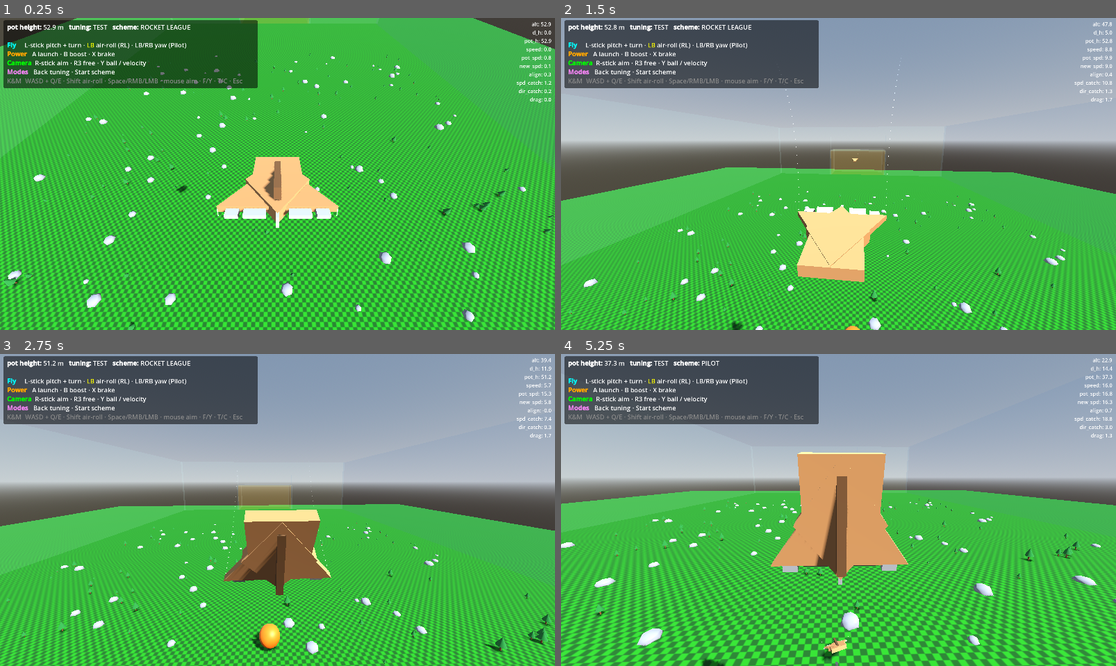
Above: before the commit, frames 1-4 (two rows, left to right).
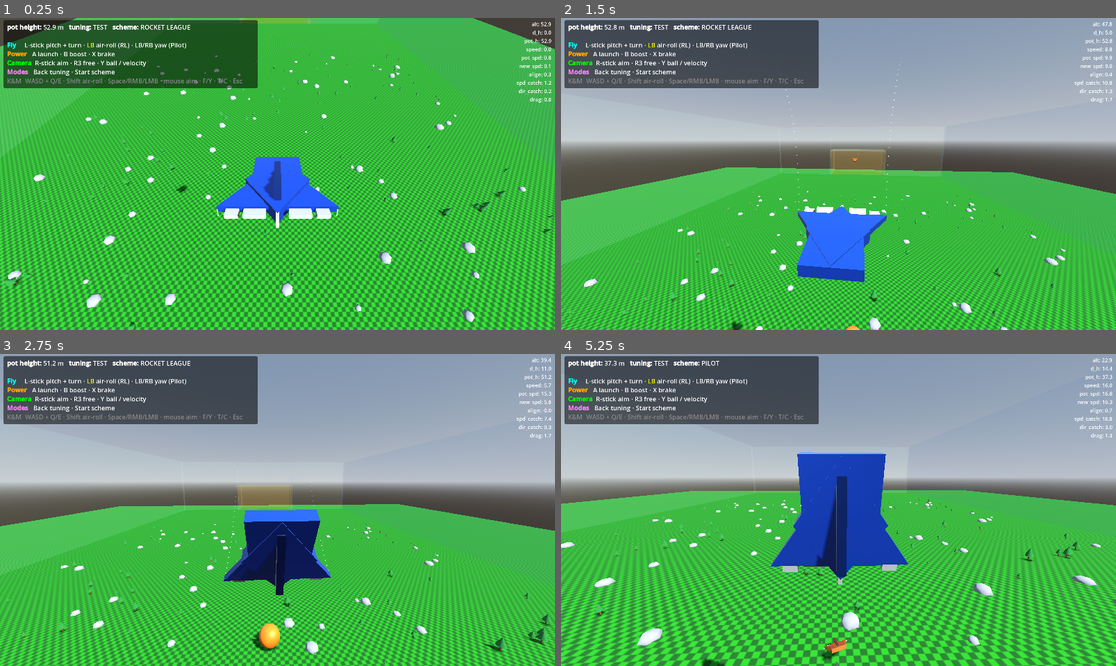
Above: after the commit, the same moments.

Repository: westonkelliher/glider
Game: Godot game, scene res://scenes/main.tscn
Two runs of this game, one before a commit and one after it. Both use one fixed random seed, a clock stepped at 60 frames per second and the inputs below.
Inputs (mouse positions are in pixels of both pictures, inside the frame that each line leads up to):
- Up to frame 1 (0.25 s): no input
- Up to frame 2 (1.5 s): tap Enter at 0.5 s; move the mouse to (866, 174) at 0.52 s; press the mouse at (866, 174) at 0.53 s; hold W (move_forward) from 0.53 s (still down); move the mouse to (810, 174) at 1.27 s; release the mouse at (810, 174) at 1.28 s; tap Shift (air_roll) at 1.35 s
- Up to frame 3 (2.75 s): keep holding W (move_forward); move the mouse to (288, 503) at 2.02 s; hold Right mouse button (boost) from 2.03 s (still down)
- Up to frame 4 (5.25 s): keep holding W (move_forward); move the mouse to (832, 516) at 2.77 s; release Right mouse button (boost) at 2.78 s; tap Y (cam_ball_toggle) at 2.85 s; move the mouse to (877, 513) at 3.52 s; tap F (cam_free) at 3.6 s; move the mouse to (794, 506) at 4.27 s; tap Space (launch) at 4.35 s; move the mouse to (844, 510) at 5.02 s; hold C (toggle_scheme) from 5.03 s (still down)

The runs differ from the first frame. In frame 1, 2.3% of the frame differs, in the area x 38-62%, y 44-66%; in frame 2, 2.7%; in frame 3, 3.3%; in frame 4, 6.4%, in the area x 37-63%, y 31-96%.

Commit message:
Team colors: player flies blue, AI flies orange (metallic finish)
Co-Authored-By: Claude Opus 4.8 (1M context) <noreply@anthropic.com>

Diff:
--- a/scripts/glider_body.gd
+++ b/scripts/glider_body.gd
@@ -60,10 +60,17 @@
 var _spawn_transform: Transform3D
 
 
+## Team tint — players fly blue, the AI flies orange (matching the goals).
+## Slightly deep/desaturated so the metal sheen reads instead of glowing flat.
+const PLAYER_COLOR := Color(0.12, 0.32, 0.78)
+const AI_COLOR := Color(0.85, 0.38, 0.08)
+
+
 func _ready() -> void:
 	tuning = _tunings[_tuning_idx]
 	_spawn_transform = global_transform
 	add_to_group("glider")
+	_apply_team_color(AI_COLOR if is_ai else PLAYER_COLOR)
 	if is_ai:
 		controller = _make_ai_controller()
 	else:
@@ -73,6 +80,22 @@
 		_menu = PauseMenu.new()
 		_menu.glider = self
 		add_child(_menu)
+
+
+## Paint the body in the team color with a Rocket-League-ish metallic finish.
+## Each mesh keeps its original relative brightness (wings stay light, fins/
+## accents stay dark) so the craft reads as shaded paint, not one flat slab.
+## Overrides leave the shared wingmat/material resources untouched.
+func _apply_team_color(color: Color) -> void:
+	for mesh in $Mesh.find_children("*", "MeshInstance3D", true, false):
+		var src := mesh.get_active_material(0) as StandardMaterial3D
+		var shade := clampf((src.albedo_color.v if src else 0.6) * 1.35, 0.35, 1.0)
+		var m := StandardMaterial3D.new()
+		m.albedo_color = color * Color(shade, shade, shade)
+		m.metallic = 0.55
+		m.metallic_specular = 0.65
+		m.roughness = 0.32
+		mesh.material_override = m
 
 
 ## Load the AI brain named by `ai_variant`, falling back to the base striker if
